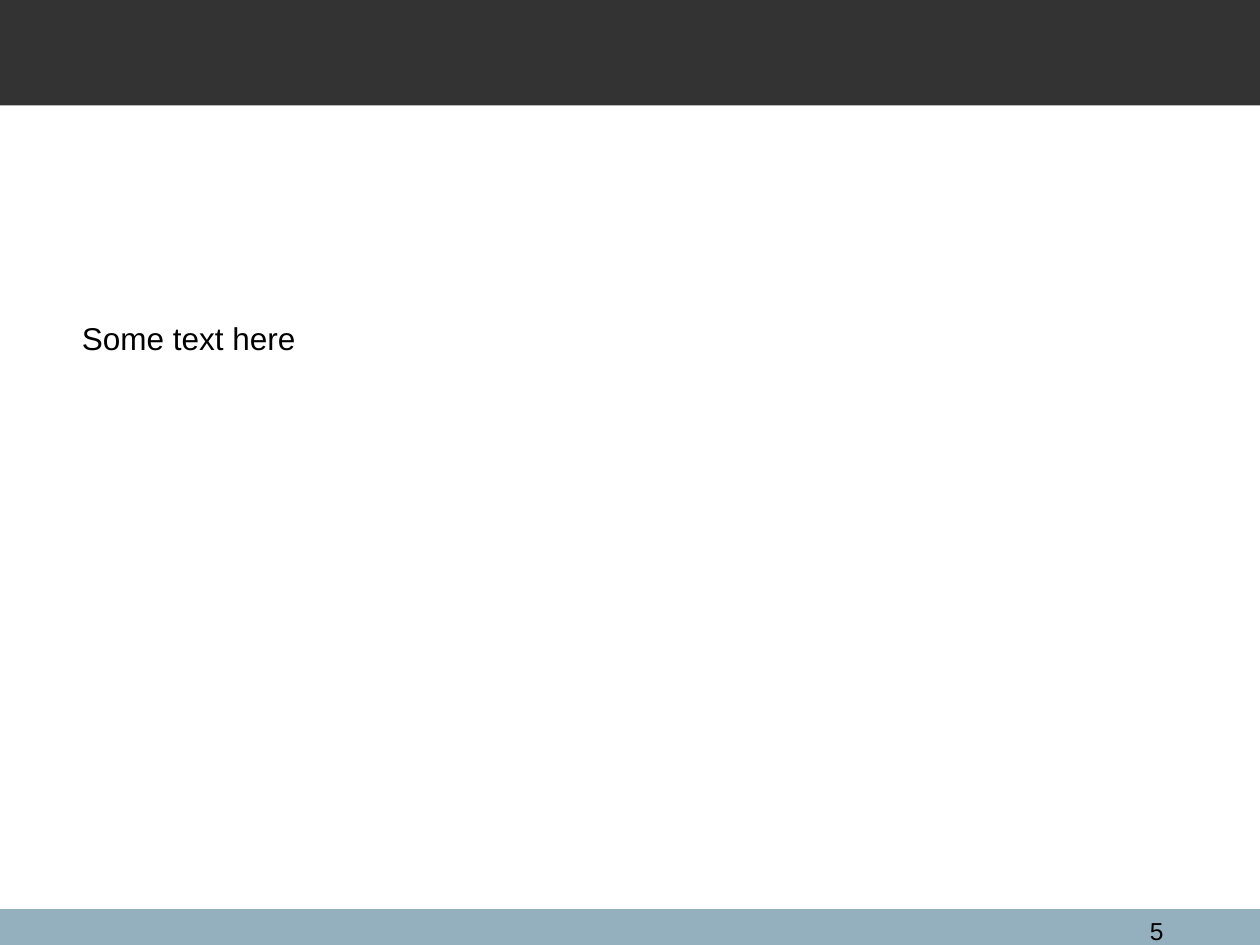
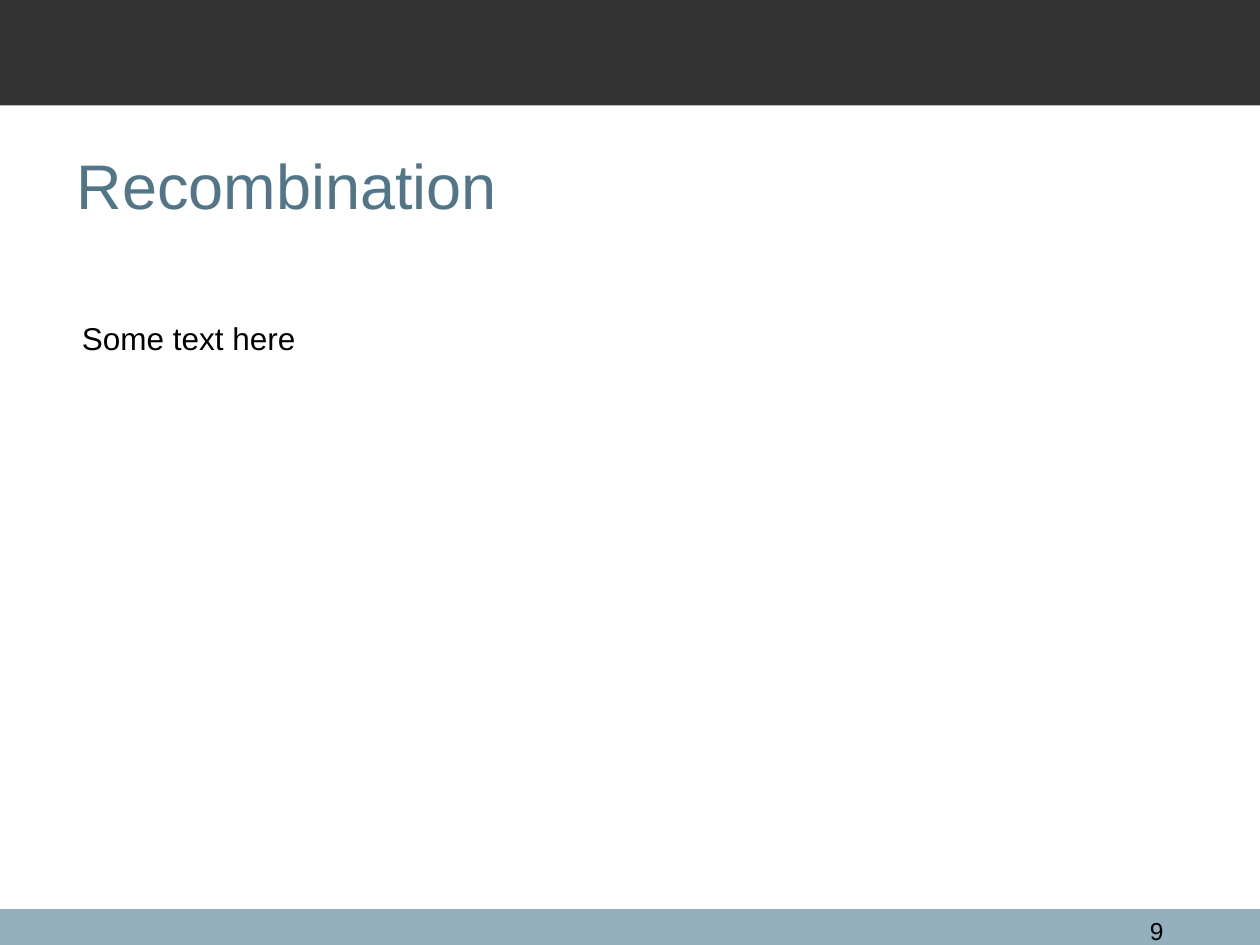
Before and after one commit to qxcv/comp2560, a slide deck: slide 9 of presentation/presentation.odp (slide 5 before the commit). Drawn at 1260x945 pixels with LibreOffice and Linux fonts; fonts in the diff are those of the drawing; background and template pictures are left out. Boxes give left, top, right and bottom in pixels: in the first picture for what was removed or moved away, otherwise in the second. Text is boxed around its words. In the diff, an @@ line names an element or a change of style, - is before the commit and + after.

Commit message:
More work on presentation

```diff
--- a/presentation/presentation.odp
+++ b/presentation/presentation.odp
@@ title added at (77, 163, 497, 210), 36 pt, text #527688 @@
+Recombination
@@ page number at (1150, 923, 1164, 940): text changed @@
-5
+9
```
Also in this commit, not shown: 1 other slide changed, 12 slides added.
